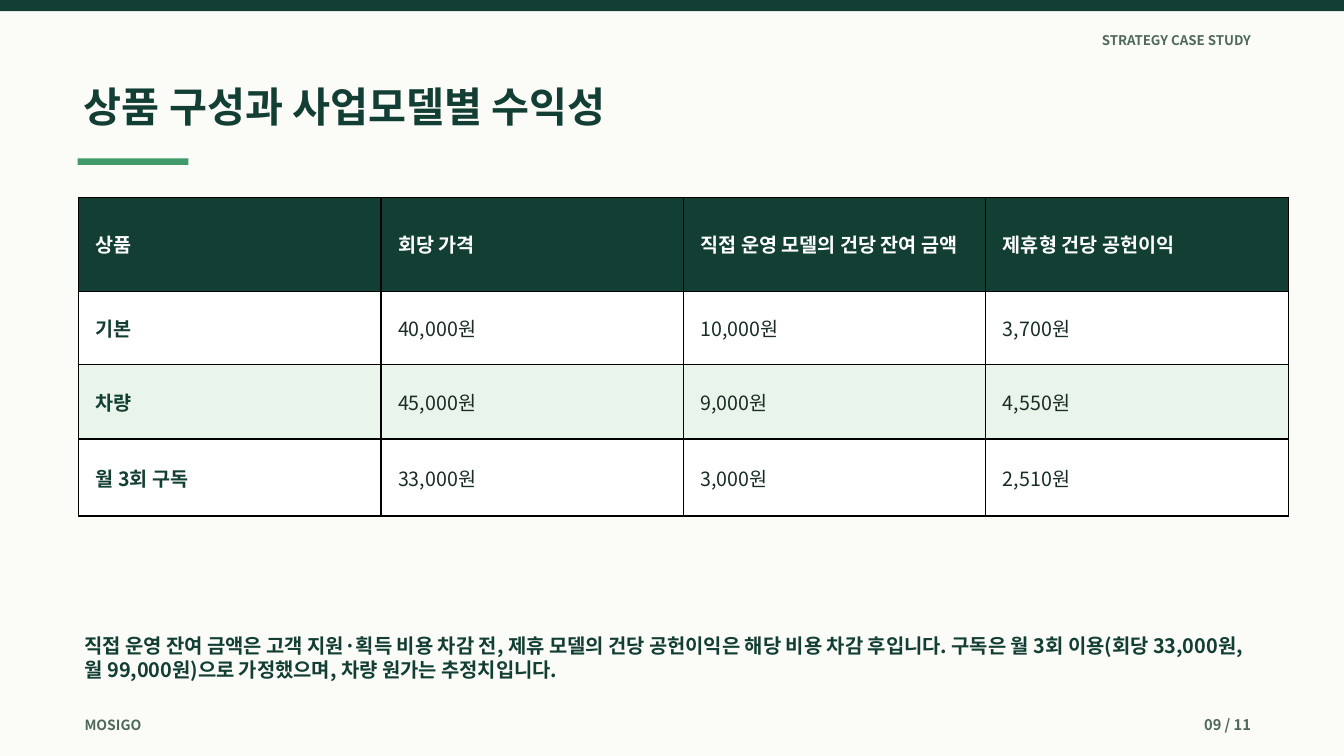
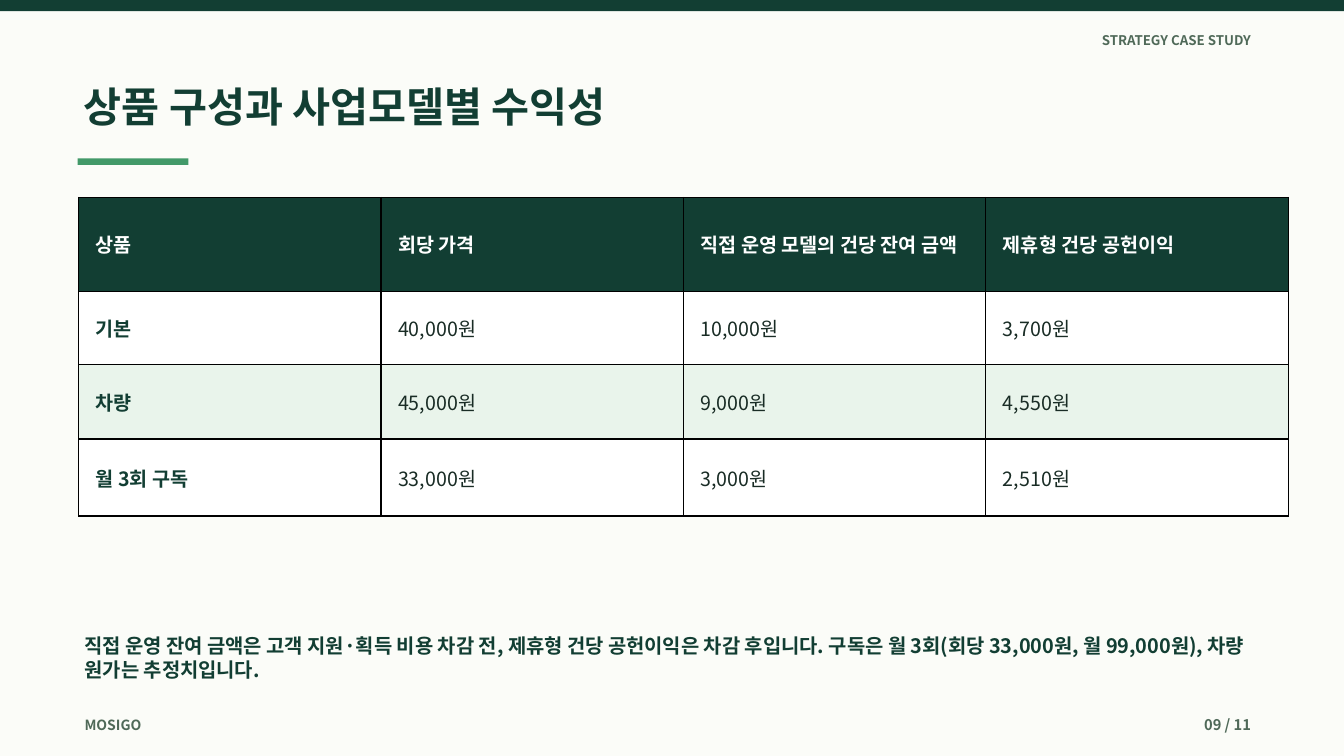
Before and after one commit to dohyunkimmm/mosigo-case-study, a slide deck: slide 9 of downloads/mosigo_report.pptx. Drawn at 1344x756 pixels with LibreOffice and Linux fonts; fonts in the diff are those of the drawing. Boxes give left, top, right and bottom in pixels: in the first picture for what was removed or moved away, otherwise in the second. Text is boxed around its words. In the diff, an @@ line names an element or a change of style, - is before the commit and + after.

```diff
--- a/downloads/mosigo_report.pptx
+++ b/downloads/mosigo_report.pptx
@@ text at <box>85,632,1245,679</box>: text changed @@
-직접 운영 잔여 금액은 고객 지원·획득 비용 차감 전, 제휴 모델의 건당 공헌이익은 해당 비용 차감 후입니다. 구독은 월 3회 이용(회당 33,000원, 월 99,000원)으로 가정했으며, 차량 원가는 추정치입니다.
+직접 운영 잔여 금액은 고객 지원·획득 비용 차감 전, 제휴형 건당 공헌이익은 차감 후입니다. 구독은 월 3회(회당 33,000원, 월 99,000원), 차량 원가는 추정치입니다.
```
Also in this commit, not shown: 2 other slides changed, 7 other files.
